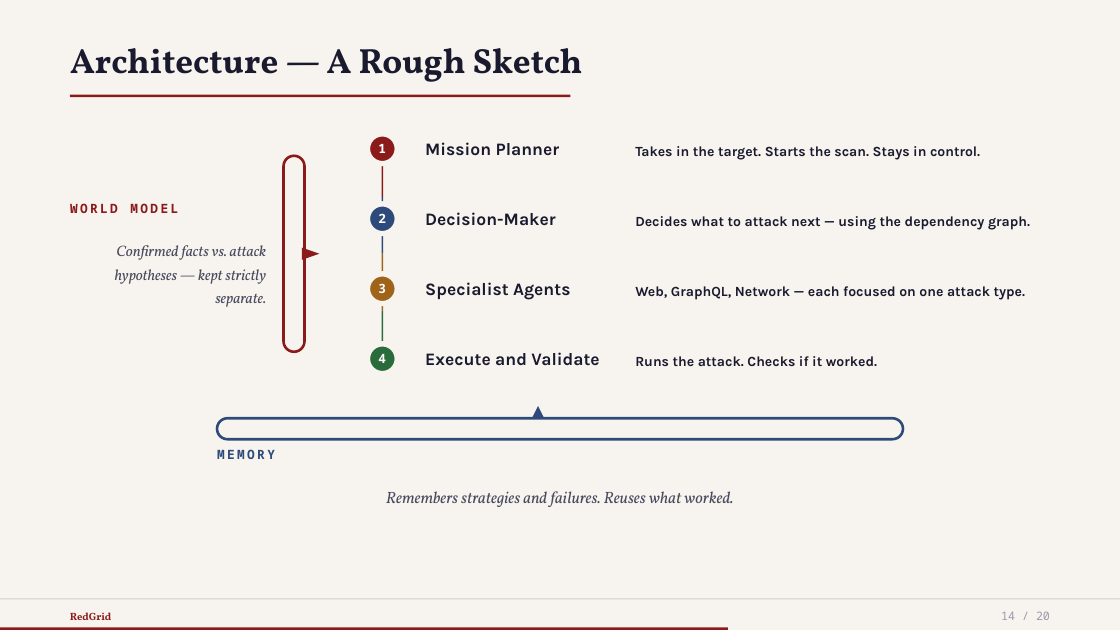
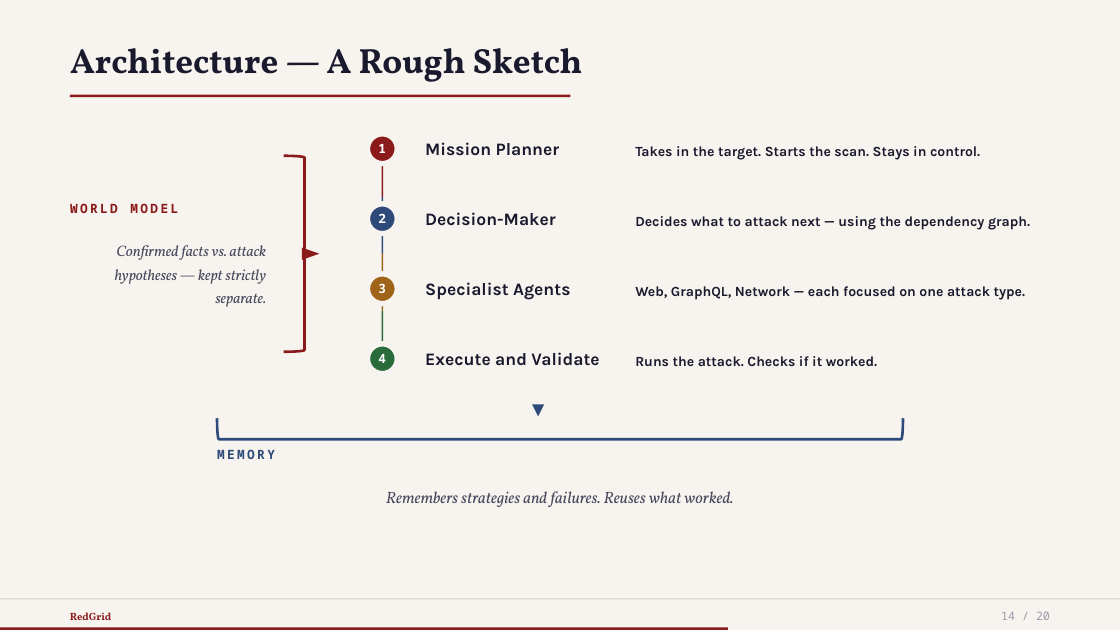
Before and after one commit to nishan-paul-hello/cmatrix-agentic-red-team, a slide deck: slide 1 of docs/presentation/file-3/slide-14-vdg-algorithm.pptx. Drawn at 1120x630 pixels with LibreOffice and Linux fonts; fonts in the diff are those of the drawing. Boxes give left, top, right and bottom in pixels: in the first picture for what was removed or moved away, otherwise in the second. Text is boxed around its words. In the diff, an @@ line names an element or a change of style, - is before the commit and + after.

Commit message:
style: redesign methodology slide with updated card styling, typography, and cyclic SVG indicators

```diff
--- a/docs/presentation/file-3/slide-14-vdg-algorithm.pptx
+++ b/docs/presentation/file-3/slide-14-vdg-algorithm.pptx
@@ right bracket at [284,155,305,351]: rounded rectangle to right bracket @@
@@ right bracket at [217,418,903,439]: rounded rectangle to right bracket; rotation 0 to 90 degrees @@
@@ triangle at [532,404,544,417]: rotation 0 to 180 degrees @@
```
Also in this commit, not shown: 1 other file.
